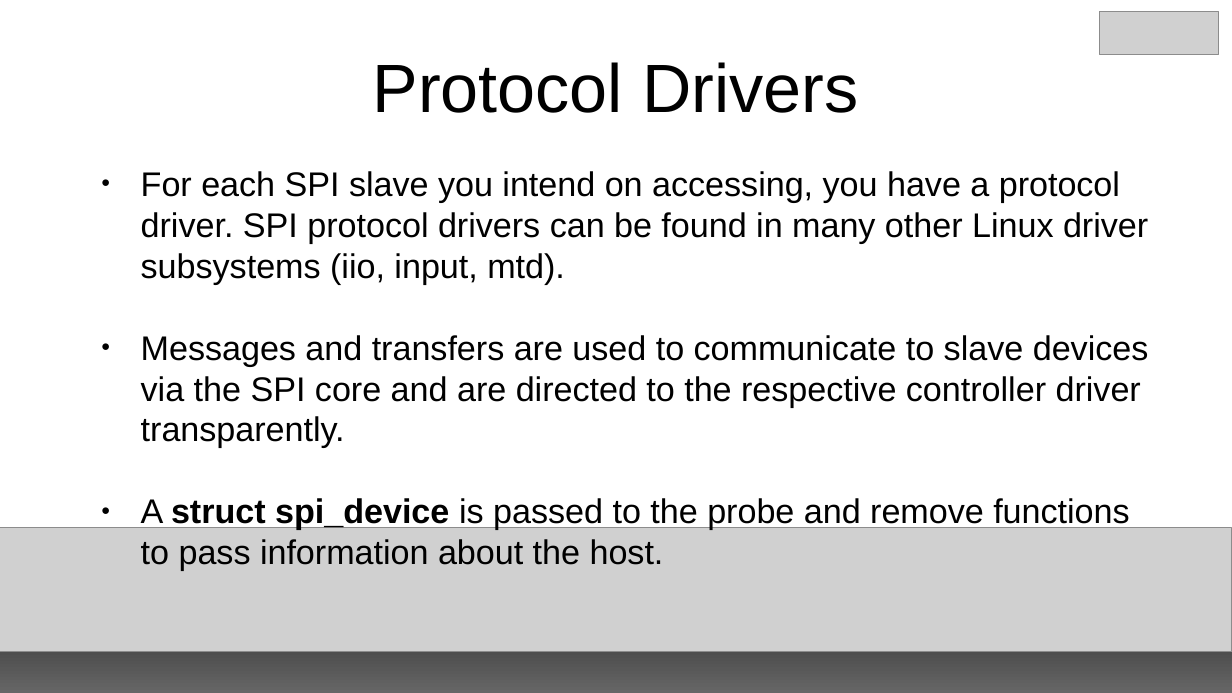
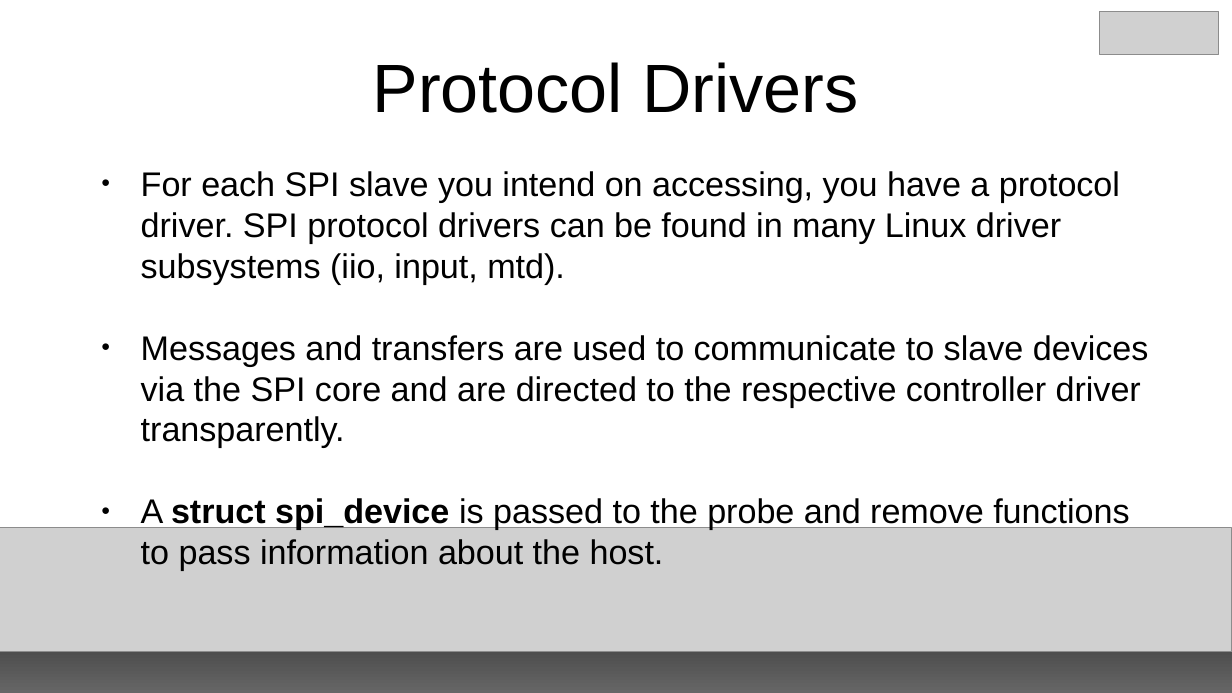
Before and after one commit to e-ale/Slides, a slide deck: slide 15 of building-an-spi-driver.odp (slide 13 before the commit). Drawn at 1232x693 pixels with LibreOffice and Linux fonts; fonts in the diff are those of the drawing; grey boxes stand for pictures. Boxes give left, top, right and bottom in pixels: in the first picture for what was removed or moved away, otherwise in the second. Text is boxed around its words. In the diff, an @@ line names an element or a change of style, - is before the commit and + after.

```diff
--- a/building-an-spi-driver.odp
+++ b/building-an-spi-driver.odp
@@ text at [141, 171, 1120, 284]: text changed @@
-● For each SPI slave you intend on accessing, you have a protocol driver. SPI protocol drivers can be found in many other Linux driver subsystems (iio, input, mtd).
+● For each SPI slave you intend on accessing, you have a protocol driver. SPI protocol drivers can be found in many Linux driver subsystems (iio, input, mtd).
```
Also in this commit, not shown: 2 other slides changed, 5 slides added.
